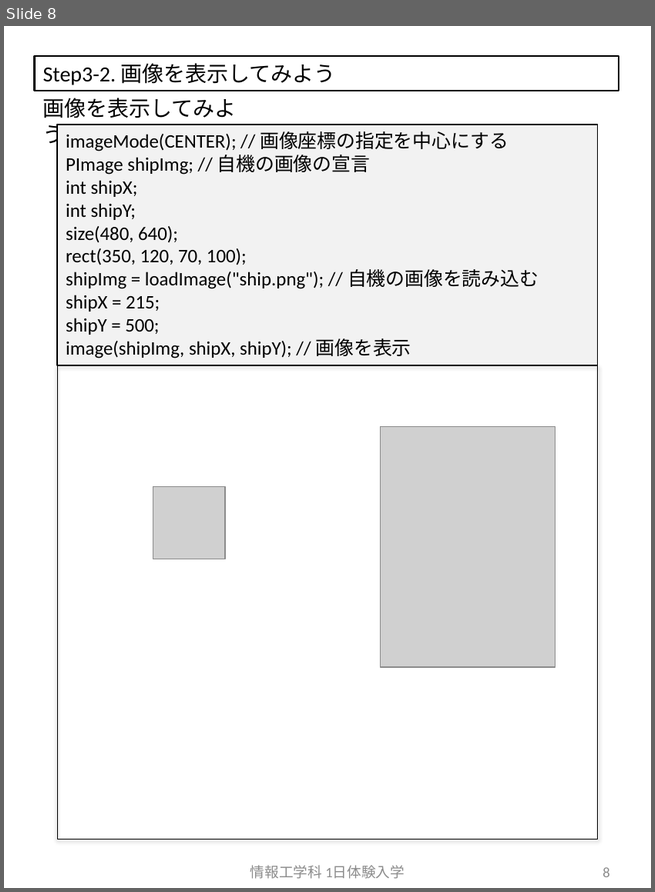
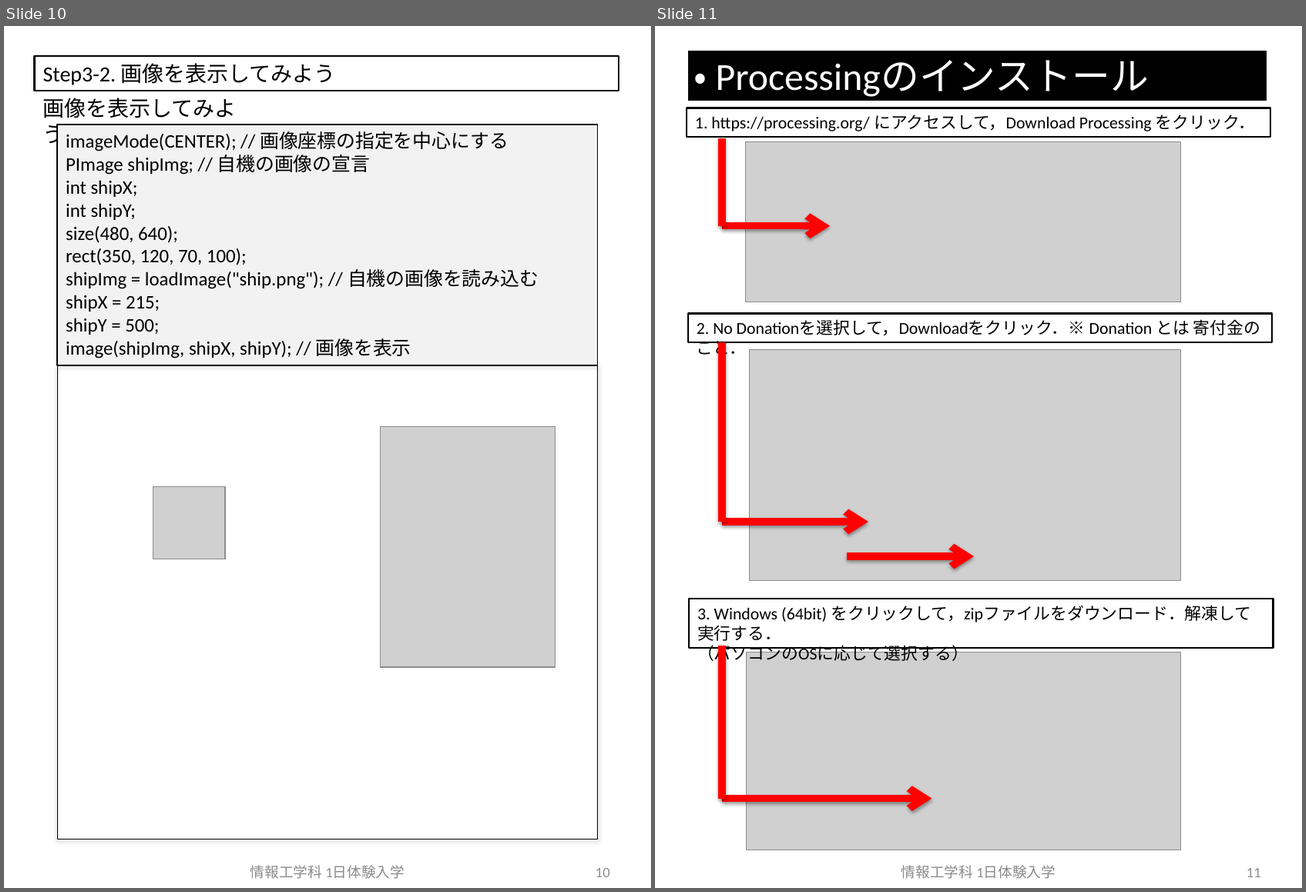
Before and after one commit to crotsu/ShootingGame_Taiken, a slide deck: Document/body.pptx. Shown side by side, each under a label of ours: slide 8 before the commit, slides 10 and 11 after it. The pictures are 655x892 and 1306x892 pixels, drawn with LibreOffice and Linux fonts; fonts in the diff are those of the drawing; grey boxes stand for pictures. Boxes give left, top, right and bottom in pixels: in the first picture for what was removed or moved away, otherwise in the second. Text is boxed around its words. In the diff, an @@ line names an element or a change of style, - is before the commit and + after.

Commit message:
コンテンツを修正

```diff
--- a/Document/body.pptx
+++ b/Document/body.pptx
@@ slide 11 added at bbox=[655, 26, 1302, 888], background #FFFFFF @@
@@ rectangle added at bbox=[685, 48, 1269, 103], fill #000000, outline #FFFFFF 4.5 pt, 32 pt, text #FFFFFF @@
+・ Processingのインストール
@@ rectangle added at bbox=[687, 108, 1271, 137], outline #000000 1.5 pt, 14 pt, text #000000 @@
+1. https://processing.org/ にアクセスして，Download Processing をクリック．
@@ line added from (722, 226) to (722, 138), #FF0000 6 pt @@
@@ picture added at bbox=[746, 142, 1181, 303] @@
@@ arrow added from (722, 226) to (830, 226), #FF0000 6 pt @@
@@ rectangle added at bbox=[688, 313, 1272, 342], outline #000000 1.5 pt, 14 pt, text #000000 @@
+2. No Donationを選択して，Downloadをクリック．※ Donation とは 寄付金のこと．
@@ line added from (722, 522) to (722, 342), #FF0000 6 pt @@
@@ picture added at bbox=[749, 350, 1180, 580] @@
@@ arrow added from (722, 522) to (868, 522), #FF0000 6 pt @@
@@ arrow added from (847, 557) to (974, 557), #FF0000 6 pt @@
@@ rectangle added at bbox=[689, 599, 1273, 648], outline #000000 1.5 pt, 14 pt, text #000000 @@
+3. Windows (64bit) をクリックして，zipファイルをダウンロード．解凍して実行する．
+（パソコンのOSに応じて選択する）
@@ line added from (722, 799) to (722, 646), #FF0000 6 pt @@
@@ picture added at bbox=[747, 653, 1181, 851] @@
@@ arrow added from (722, 799) to (932, 799), #FF0000 6 pt @@
@@ text added at bbox=[901, 865, 1055, 879], 12 pt, text #8C8C8C @@
+情報工学科 1日体験入学
@@ page number added at bbox=[1246, 868, 1261, 878], 12 pt, text #8C8C8C @@
+11
@@ what was slide 8 is now slide 10 @@
@@ page number at bbox=[595, 868, 610, 878]: text changed @@
-8
+10
```
Also in this commit, not shown: 6 slides changed, 4 other slides added, 9 other files.
